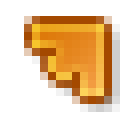
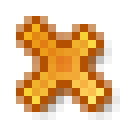
Before/after of a 128px x 128px layered artwork. What changed in the layer stack:
showed group "delete" (3 layers) over box(24, 24, 104, 104)
added layer "delete v" in group "delete" over box(24, 24, 104, 104)
hid group "right_up" (1st of 4, in "red") (1 layers) over box(32, 24, 104, 96)
